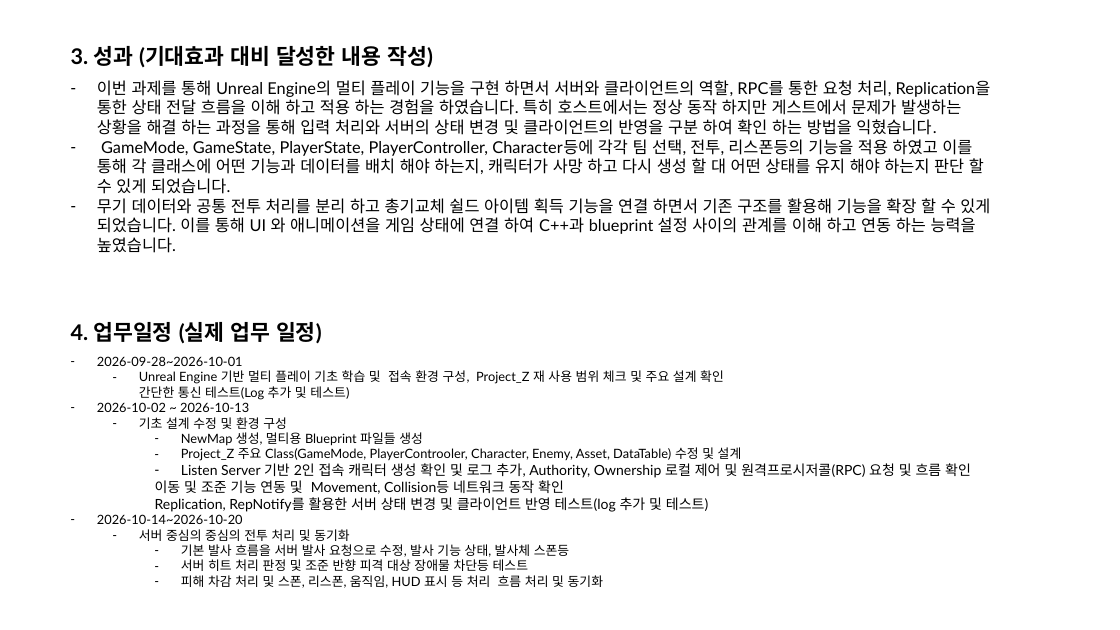
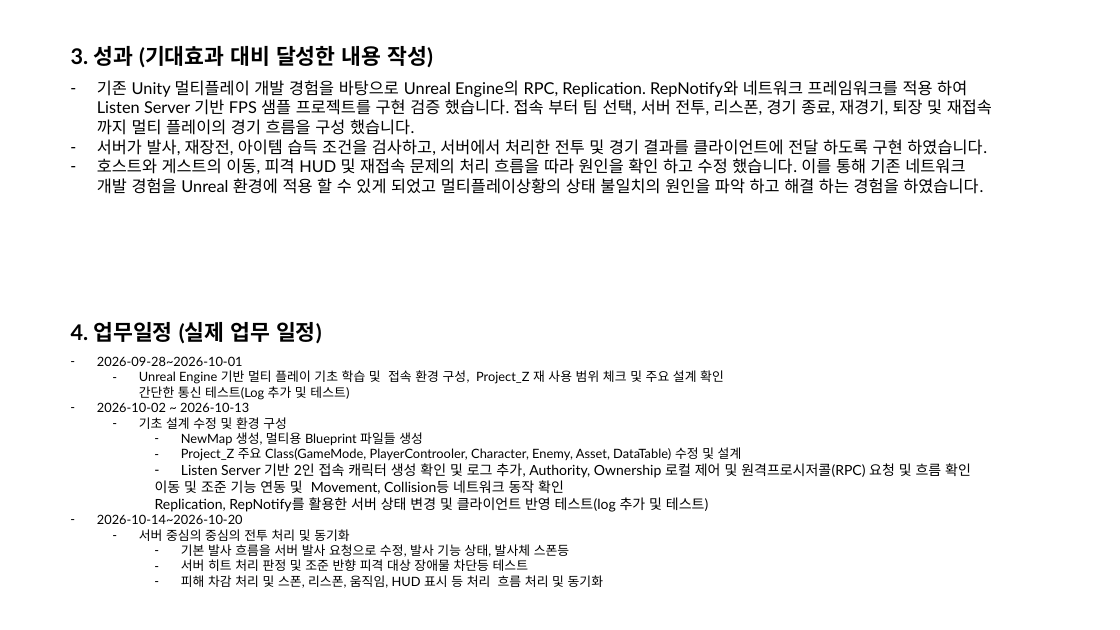
Before and after one commit to BenT8501/Auto_Stock_Trading, a slide deck: slide 3 of Project_Z/docs/박종호B_직무과제_완료보고서.pptx. Drawn at 1120x630 pixels with LibreOffice and Linux fonts; fonts in the diff are those of the drawing. Boxes give left, top, right and bottom in pixels: in the first picture for what was removed or moved away, otherwise in the second. Text is boxed around its words. In the diff, an @@ line names an element or a change of style, - is before the commit and + after.

Commit message:
보고서 수정중

```diff
--- a/Project_Z/docs/박종호B_직무과제_완료보고서.pptx
+++ b/Project_Z/docs/박종호B_직무과제_완료보고서.pptx
@@ text at (97, 80, 992, 194): text changed @@
-– 이번 과제를 통해 Unreal Engine의 멀티 플레이 기능을 구현 하면서 서버와 클라이언트의 역할, RPC를 통한 요청 처리, Replication을 통한 상태 전달 흐름을 이해 하고 적용 하는 경험을 하였습니다. 특히 호스트에서는 정상 동작 하지만 게스트에서 문제가 발생하는 상황을 해결 하는 과정을 통해 입력 처리와 서버의 상태 변경 및 클라이언트의 반영을 구분 하여 확인 하는 방법을 익혔습니다.
-– GameMode, GameState, PlayerState, PlayerController, Character등에 각각 팀 선택, 전투, 리스폰등의 기능을 적용 하였고 이를 통해 각 클래스에 어떤 기능과 데이터를 배치 해야 하는지, 캐릭터가 사망 하고 다시 생성 할 대 어떤 상태를 유지 해야 하는지 판단 할 수 있게 되었습니다.
-– 무기 데이터와 공통 전투 처리를 분리 하고 총기교체 쉴드 아이템 획득 기능을 연결 하면서 기존 구조를 활용해 기능을 확장 할 수 있게 되었습니다. 이를 통해 UI 와 애니메이션을 게임 상태에 연결 하여 C++과 blueprint 설정 사이의 관계를 이해 하고 연동 하는 능력을 높였습니다.
+– 기존 Unity 멀티플레이 개발 경험을 바탕으로 Unreal Engine의 RPC, Replication. RepNotify와 네트워크 프레임워크를 적용 하여 Listen Server 기반 FPS 샘플 프로젝트를 구현 검증 했습니다. 접속 부터 팀 선택, 서버 전투, 리스폰, 경기 종료, 재경기, 퇴장 및 재접속 까지 멀티 플레이의 경기 흐름을 구성 했습니다.
+– 서버가 발사, 재장전, 아이템 습득 조건을 검사하고, 서버에서 처리한 전투 및 경기 결과를 클라이언트에 전달 하도록 구현 하였습니다.
+– 호스트와 게스트의 이동, 피격 HUD 및 재접속 문제의 처리 흐름을 따라 원인을 확인 하고 수정 했습니다. 이를 통해 기존 네트워크 개발 경험을 Unreal 환경에 적용 할 수 있게 되었고 멀티플레이상황의 상태 불일치의 원인을 파악 하고 해결 하는 경험을 하였습니다.
```
Also in this commit, not shown: 2 other slides changed, 2 other files.
